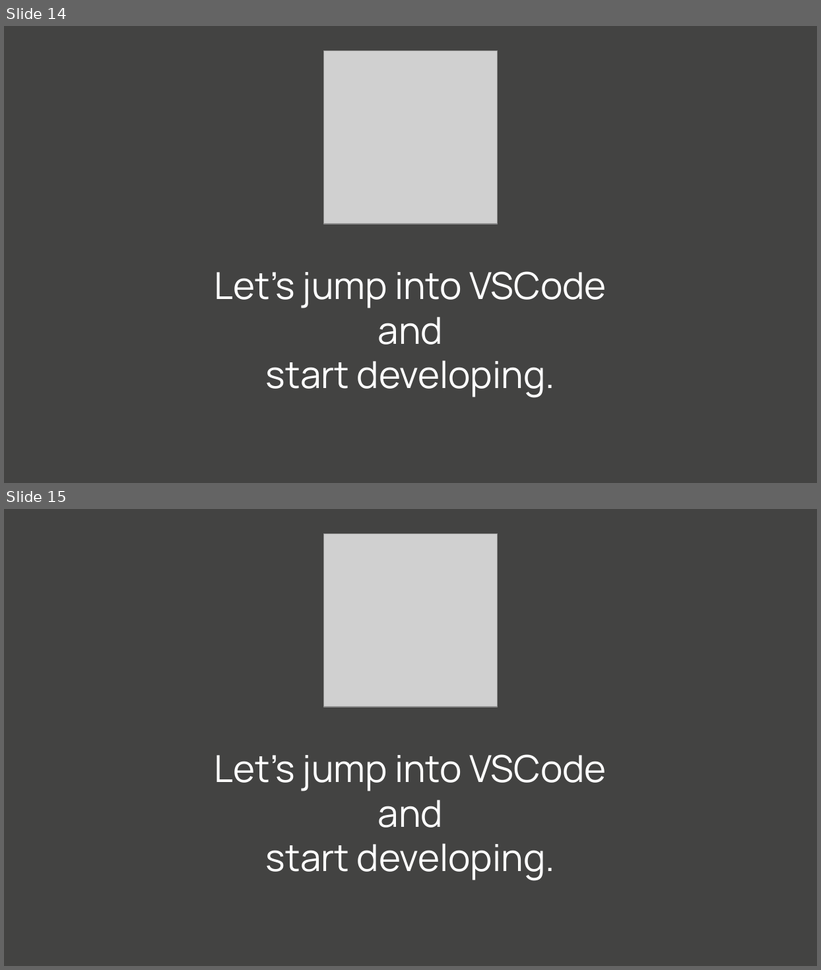
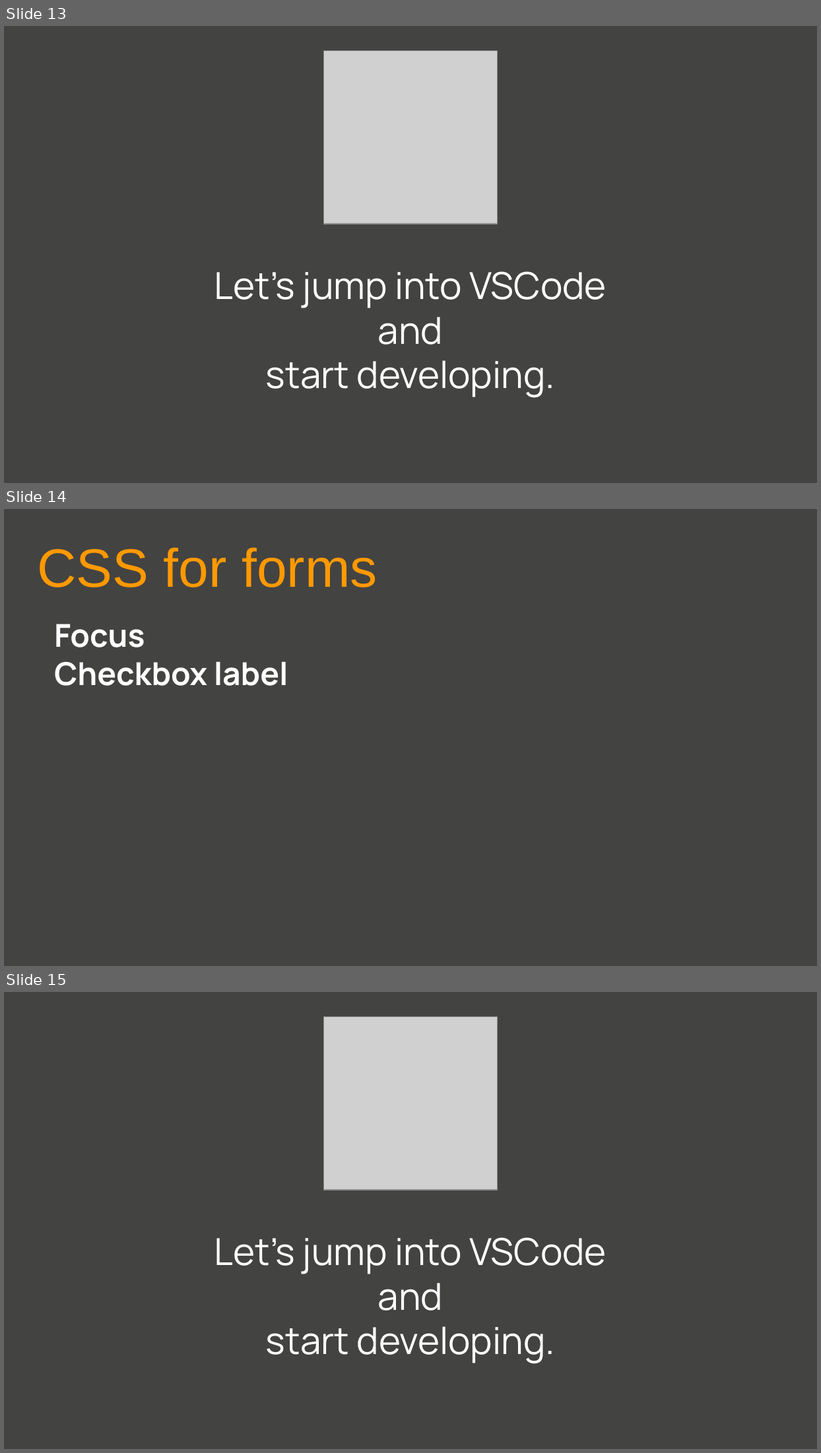
Before and after one commit to GaganSharmaGitHub/GirlScript-Education-Outreach-2-WebDev, a slide deck: Day3/CSSWEBDEVwithGagan.pptx. Shown one above the other, each under a label of ours: slides 14 and 15 before the commit, slides 13, 14 and 15 after it. The pictures are 821x970 and 821x1453 pixels, drawn with LibreOffice and Linux fonts; fonts in the diff are those of the drawing; grey boxes stand for pictures. Boxes give left, top, right and bottom in pixels: in the first picture for what was removed or moved away, otherwise in the second. Text is boxed around its words. In the diff, an @@ line names an element or a change of style, - is before the commit and + after.

```diff
--- a/Day3/CSSWEBDEVwithGagan.pptx
+++ b/Day3/CSSWEBDEVwithGagan.pptx
@@ slide 14 added at <box>4,509,817,966</box>, background #434342 @@
@@ text added at <box>37,547,377,588</box>, 48 pt, text #FF9900 @@
+CSS for forms
@@ text added at <box>54,624,288,686</box>, 28 pt, text #FFFFFF, bold @@
+Focus
+Checkbox label
@@ what was slide 14 is now slide 13 @@
```
Also in this commit, not shown: 1 other slide added, 2 slides removed.
